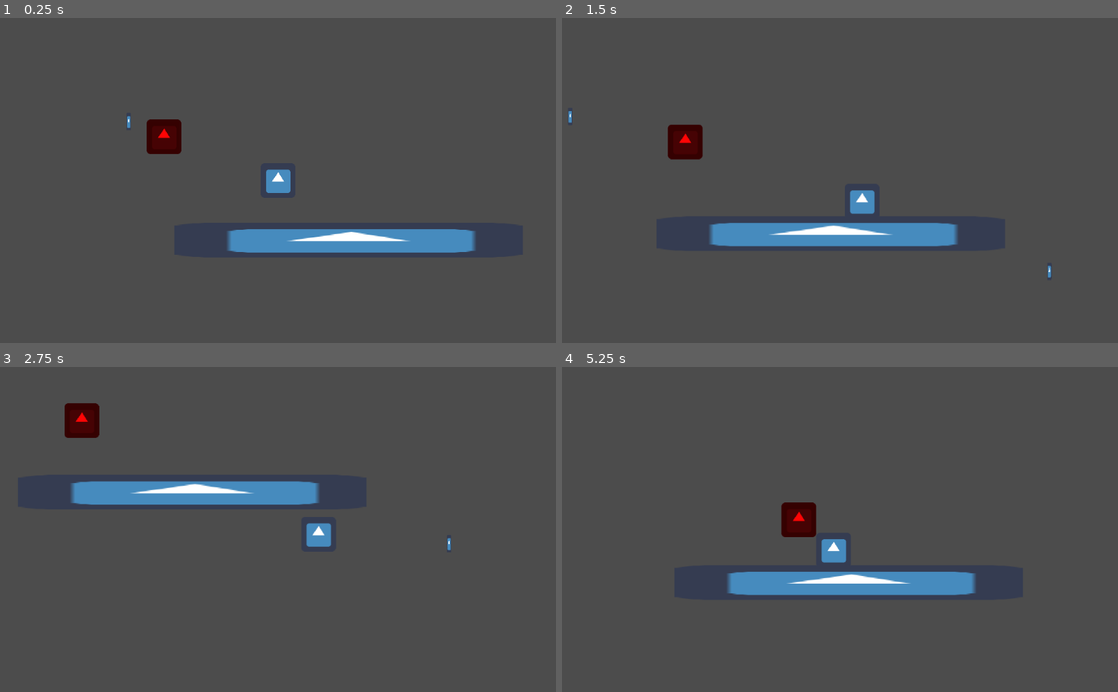
Above: before the commit, frames 1-4 (two rows, left to right).
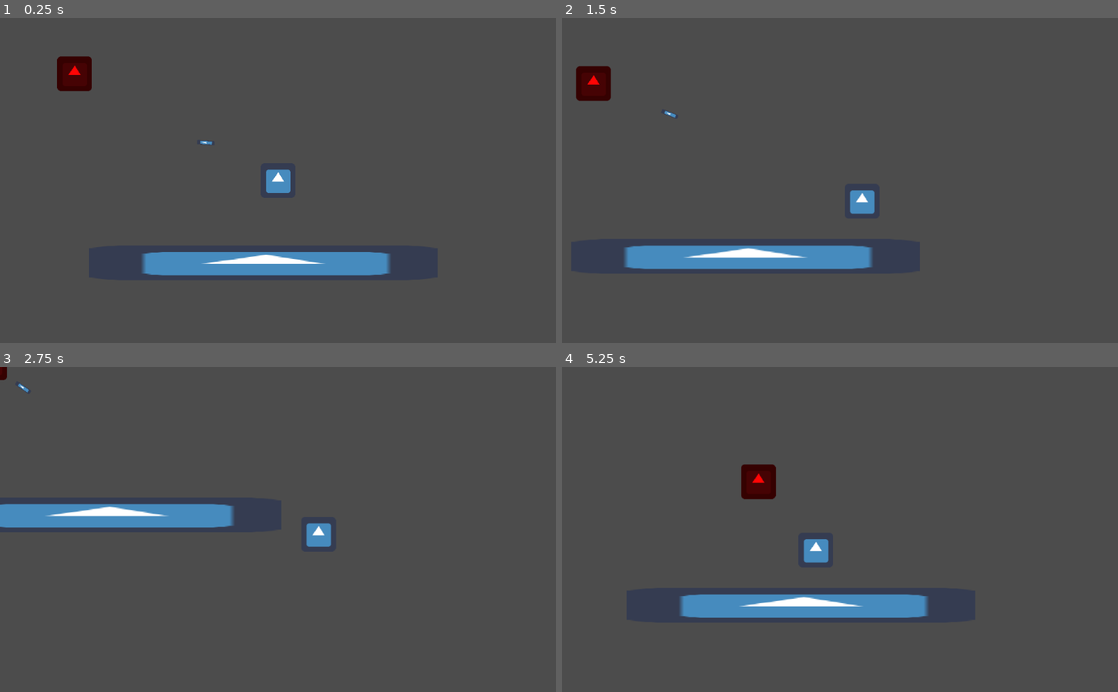
Above: after the commit, the same moments.

Repository: Takexin/Atividade-AC2-HG-3tri
Game: Godot game, scene res://scenes/main.tscn
Two runs of this game, one before a commit and one after it. Both use one fixed random seed, a clock stepped at 60 frames per second and the inputs below. The engine's default icon, where the game draws it, is replaced by a stand-in: a white triangle on a blue panel in a dark square.
Inputs (mouse positions are in pixels of both pictures, inside the frame that each line leads up to):
- Up to frame 1 (0.25 s): no input
- Up to frame 2 (1.5 s): move the mouse to (962, 164) at 0.52 s; press the mouse at (962, 164) at 0.53 s; hold D (keyRight) 0.53-1.28 s; move the mouse to (728, 196) at 1.27 s; release the mouse at (728, 196) at 1.28 s; hold S (keyDown) from 1.28 s (still down); click (728, 196) at 1.35 s
- Up to frame 3 (2.75 s): move the mouse to (333, 458) at 2.02 s; release S (keyDown) at 2.03 s; press the mouse at (333, 458) at 2.03 s; hold D (keyRight) from 2.03 s (still down)
- Up to frame 4 (5.25 s): move the mouse to (812, 594) at 2.77 s; release D (keyRight) at 2.78 s; release the mouse at (812, 594) at 2.78 s; hold W (keyUp) 2.78-3.53 s; click (812, 594) at 2.85 s; move the mouse to (1006, 578) at 3.52 s; press the mouse at (1006, 578) at 3.53 s; hold A (keyLeft) 3.53-5.03 s; move the mouse to (673, 480) at 4.27 s; release the mouse at (673, 480) at 4.28 s; click (673, 480) at 4.35 s; move the mouse to (867, 529) at 5.02 s; press the mouse at (867, 529) at 5.03 s; hold S (keyDown) from 5.03 s (still down)

The runs differ from the first frame. In frame 1, 7.7% of the frame differs, in the area x 10-86%, y 11-80%; in frame 2, 7.8%; in frame 3, 7.0%; in frame 4, 8.1%, in the area x 21-75%, y 29-78%.

Commit message:
projectile DONE (obg jackson)

Diff:
--- a/scenes/main.tscn
+++ b/scenes/main.tscn
@@ -8,17 +8,20 @@
 [node name="main" type="Node2D"]
 
 [node name="character" parent="." instance=ExtResource( 1 )]
-position = Vector2( 257, 110 )
+position = Vector2( 388, 204 )
+collision_layer = 2
+collision_mask = 2
 
 [node name="Icon" type="Sprite" parent="."]
-position = Vector2( 387, 220 )
+position = Vector2( 361, 356 )
 scale = Vector2( 10.0313, 1 )
 texture = ExtResource( 2 )
 
 [node name="Enemy" parent="." instance=ExtResource( 3 )]
-position = Vector2( 33, 24 )
+collision_layer = 3
+collision_mask = 3
 
 [node name="KinematicBody2D" parent="." instance=ExtResource( 4 )]
-position = Vector2( 323, -8 )
+position = Vector2( 355, 24 )
 
 [connection signal="damage" from="Enemy" to="character" method="_on_Enemy_damage"]
--- a/scenes/weakpons/bow.tscn
+++ b/scenes/weakpons/bow.tscn
@@ -6,12 +6,27 @@
 [sub_resource type="RectangleShape2D" id=1]
 extents = Vector2( 4, 16 )
 
-[node name="KinematicBody2D" type="KinematicBody2D"]
+[node name="bow" type="KinematicBody2D"]
 script = ExtResource( 2 )
 
 [node name="CollisionShape2D" type="CollisionShape2D" parent="."]
+rotation = 1.5708
 shape = SubResource( 1 )
 
 [node name="Sprite" type="Sprite" parent="."]
+position = Vector2( 0.294, 0 )
+rotation = 1.5708
 scale = Vector2( 0.125, 0.5 )
 texture = ExtResource( 1 )
+
+[node name="Timer" type="Timer" parent="."]
+wait_time = 0.1
+autostart = true
+
+[node name="VisibilityNotifier2D" type="VisibilityNotifier2D" parent="."]
+position = Vector2( 2.38419e-07, 2.38419e-07 )
+rotation = 1.5708
+scale = Vector2( 0.4, 1.6 )
+
+[connection signal="timeout" from="Timer" to="." method="_on_Timer_timeout"]
+[connection signal="screen_exited" from="VisibilityNotifier2D" to="." method="_on_VisibilityNotifier2D_screen_exited"]
--- a/scripts/Enemy.gd
+++ b/scripts/Enemy.gd
@@ -5,17 +5,17 @@
 var canDamage = true
 onready var timer = get_node("Timer")
 
-func move_towards_player(player_position, delta):
+func move_towards_player(player_position, delta, player):
 	var direction = (player_position - position).normalized()
 	var collision = move_and_collide(direction * speed, delta)
-	if(collision and canDamage):
+	if(collision and canDamage and (collision.get_collider() == player)):
 		emit_signal("damage")
 		canDamage = false
 		timer.start(1)
 func _process(delta):
 	var player = get_parent().get_node("character")
 	if player:
-		move_towards_player(player.position, delta)
+		move_towards_player(player.position, delta, player)
 
 
 func _on_Timer_timeout():
--- a/scripts/bow.gd
+++ b/scripts/bow.gd
@@ -1,13 +1,25 @@
 extends KinematicBody2D
 onready var player = get_parent().get_node("character")
+onready var timer = get_node("Timer")
 const speed = 300
 var direction
 func _ready():
-	direction = (get_viewport().get_mouse_position() - position).normalized()
+	$Sprite.visible = false
+	var enemy = get_parent().get_node("Enemy")
+	if enemy:
+		direction = (enemy.position - player.position).normalized()
+		self.look_at(direction)
+	# direction = (get_viewport().get_mouse_position() - player.position ).normalized()
 
-	global_position = get_viewport().get_mouse_position()
+	global_position = player.position
 func _physics_process(delta):
 
-	var collision = move_and_collide(direction * 1, delta)
+	var collision = move_and_collide(direction * 10, delta)
 	if collision:
-		self.free()
+		self.queue_free()
+func _on_Timer_timeout():
+	$Sprite.visible = true
+
+
+func _on_VisibilityNotifier2D_screen_exited():
+	self.queue_free()
--- a/scripts/character.gd
+++ b/scripts/character.gd
@@ -7,7 +7,8 @@
 onready var sprite = get_node("Sprite")
 var bowScene = load("res://scenes/weakpons/bow.tscn")
 var bowInstance = bowScene.instance()
-
+func _ready():
+	shoot()
 func _physics_process(delta):
 	var velocity = Vector2()
 	if(Input.is_action_pressed("keyUp")):
@@ -21,8 +22,6 @@
 	move_and_slide(velocity * delta)
 	if(Input.is_action_pressed("restart")):
 		get_tree().reload_current_scene()
-	if(Input.is_action_pressed("mouseLeft")):
-		get_parent().add_child(bowInstance)
 var blincControl = 0
 var numLoops = 2
 
@@ -35,9 +34,19 @@
 		get_tree().reload_current_scene()
 		print("YOU DIED")
 
-
+func shoot():
+	$Timer2.start(1)
 func blinc():
 	sprite.modulate = Color(255,255,255)
 	timer.start(0.1)
 func _on_Timer_timeout():
 	sprite.modulate = Color(1,1,1)
+
+
+
+
+
+func _on_Timer2_timeout():
+	var bowInstance = bowScene.instance()
+	get_parent().add_child(bowInstance)
+	shoot()
